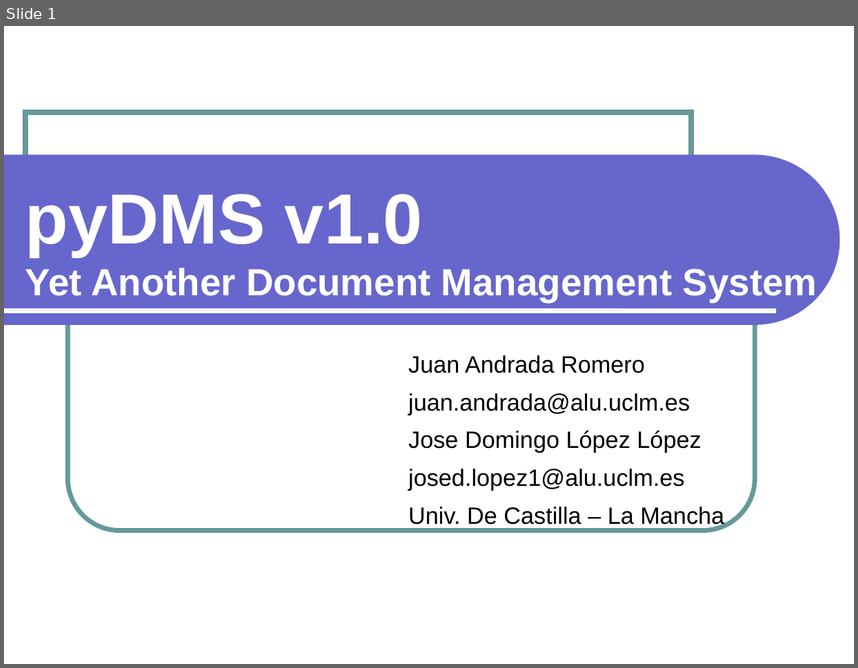
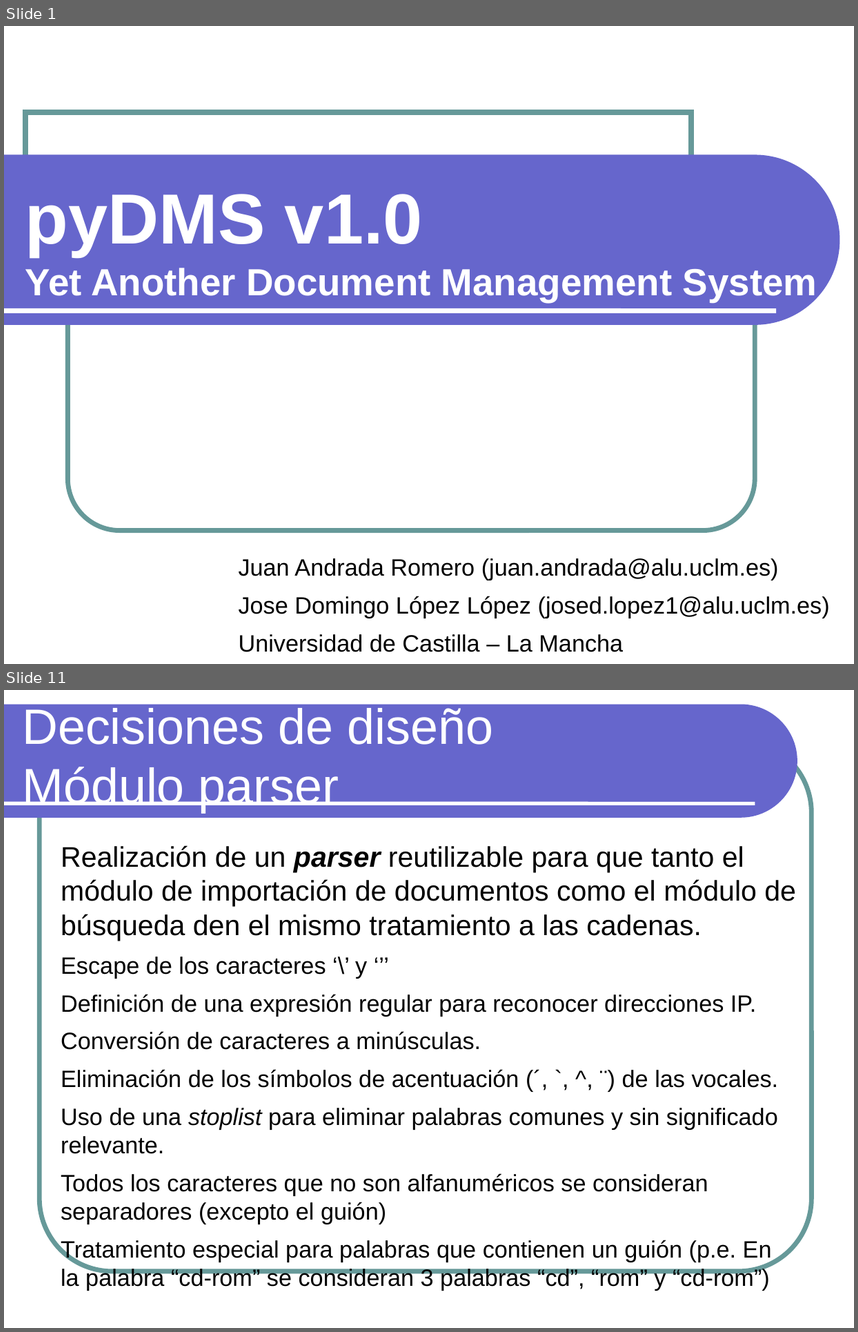
Before and after one commit to txedo/isi-practicas-5, a slide deck: ari/search-engine/doc/presentacion.odp. Shown one above the other, each under a label of ours: slide 1 before the commit, slides 1 and 11 after it; the slides between them are not shown. The pictures are 858x668 and 858x1332 pixels, drawn with LibreOffice and Linux fonts; fonts in the diff are those of the drawing. Boxes give left, top, right and bottom in pixels: in the first picture for what was removed or moved away, otherwise in the second. Text is boxed around its words. In the diff, an @@ line names an element or a change of style, - is before the commit and + after.

Commit message:
ARI: Continuación de la presentación. Falta dar formato a la presentación y añadir algunos comentarios.
TODO:
Sección de Conclusiones tanto en el PDF como en la presentacion.
Incluir en las Estadísticas el número de términos únicos en la BD después de indexar los 239 documentos

```diff
--- a/ari/search-engine/doc/presentacion.odp
+++ b/ari/search-engine/doc/presentacion.odp
@@ slide 11 added at box(4, 690, 854, 1328), background #FFFFFF @@
@@ freeform shape added at box(4, 704, 797, 818), fill #6666CC @@
@@ title added at box(22, 708, 493, 812), 42 pt, text #FFFFFF @@
+Decisiones de diseño
+Módulo parser
@@ rounded rectangle added at box(40, 739, 811, 1270), outline #669999 4 pt @@
@@ line added from (4, 803) to (755, 803), #FFFFFF 3 pt @@
@@ text added at box(61, 845, 796, 1290), 20 pt, text #000000 @@
+Realización de un parser reutilizable para que tanto el módulo de importación de documentos como el módulo de búsqueda den el mismo tratamiento a las cadenas.
+Escape de los caracteres ‘\’ y ‘’’
+Definición de una expresión regular para reconocer direcciones IP.
+Conversión de caracteres a minúsculas.
+Eliminación de los símbolos de acentuación (´, `, ^, ¨) de las vocales.
+Uso de una stoplist para eliminar palabras comunes y sin significado relevante.
+Todos los caracteres que no son alfanuméricos se consideran separadores (excepto el guión)
+Tratamiento especial para palabras que contienen un guión (p.e. En la palabra “cd-rom” se consideran 3 palabras “cd”, “rom” y “cd-rom”)
@@ slide 1 changed as well @@
@@ subtitle at box(239, 558, 830, 652): text changed @@
-Juan Andrada Romero
-juan.andrada@alu.uclm.es
-Jose Domingo López López
-josed.lopez1@alu.uclm.es
-Univ. De Castilla – La Mancha
+Juan Andrada Romero (juan.andrada@alu.uclm.es)
+Jose Domingo López López (josed.lopez1@alu.uclm.es)
+Universidad de Castilla – La Mancha
```
Also in this commit, not shown: 23 other slides added, 7 slides removed, 3 other files.
